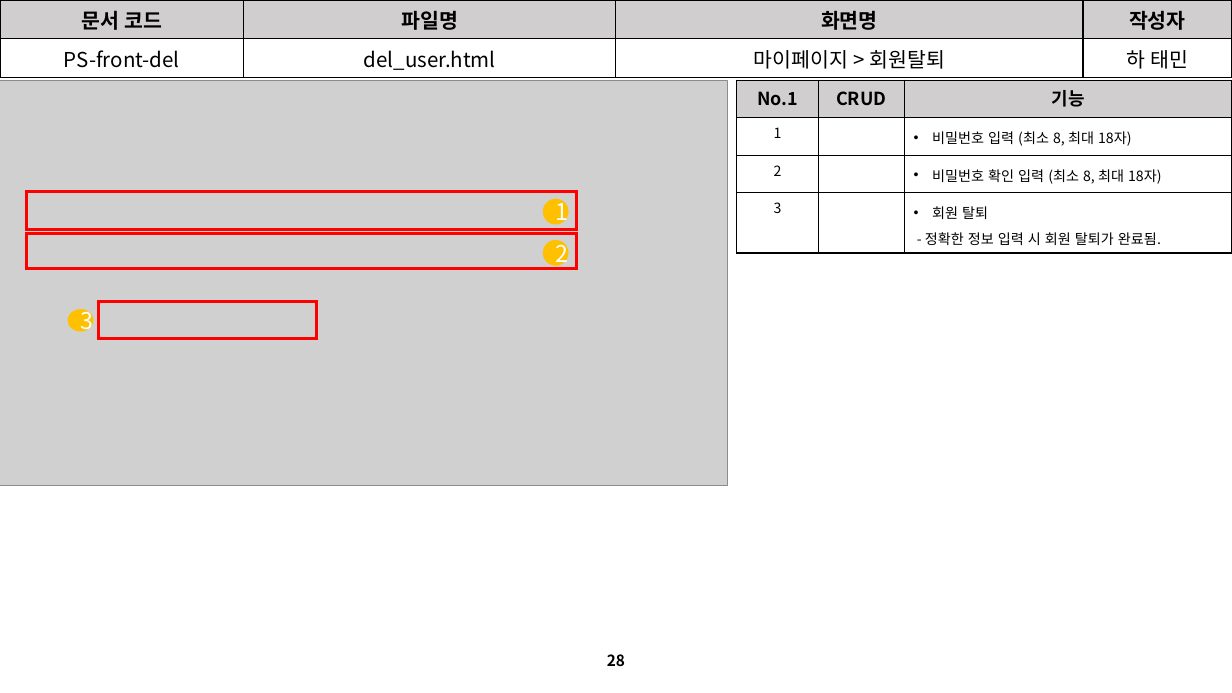
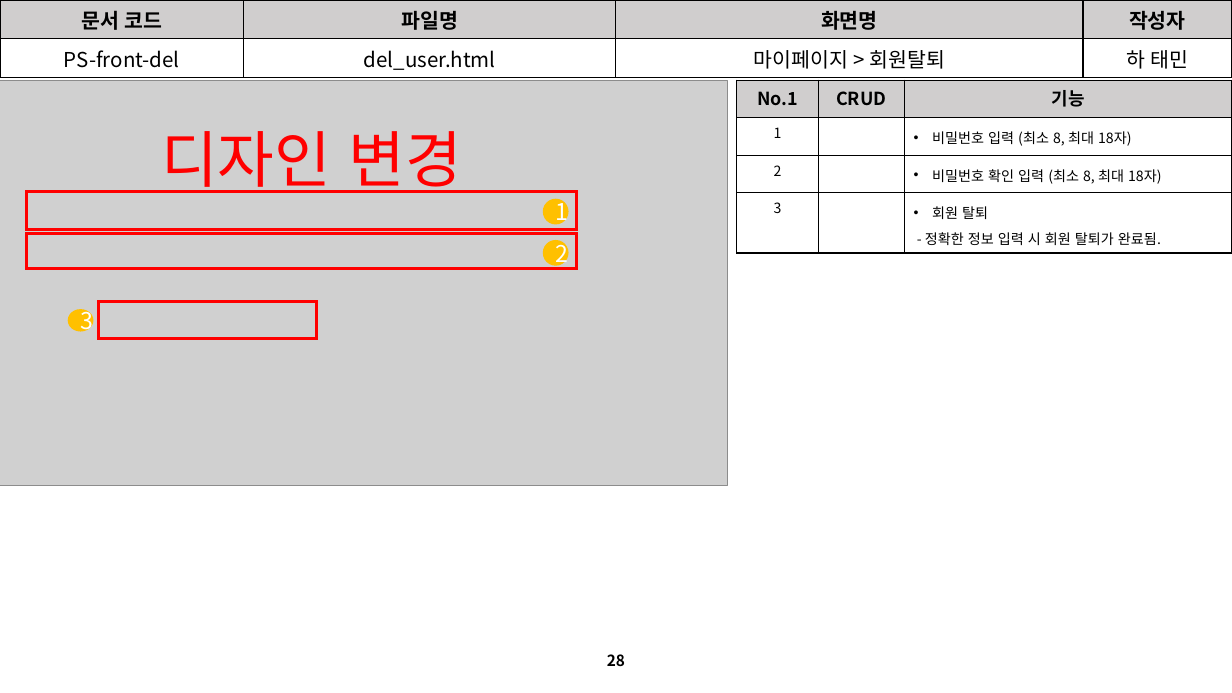
Before and after one commit to David-Ha-1217/Publisher_Portfolio, a slide deck: slide 28 of Documents/진행(변경)사항.pptx. Drawn at 1232x693 pixels with LibreOffice and Linux fonts; fonts in the diff are those of the drawing; grey boxes stand for pictures. Boxes give left, top, right and bottom in pixels: in the first picture for what was removed or moved away, otherwise in the second. Text is boxed around its words. In the diff, an @@ line names an element or a change of style, - is before the commit and + after.

```diff
--- a/Documents/진행(변경)사항.pptx
+++ b/Documents/진행(변경)사항.pptx
@@ text added at (161, 131, 462, 193), 48 pt, text #FF0000 @@
+디자인 변경
```
Also in this commit, not shown: 8 other slides changed, 45 other files.
